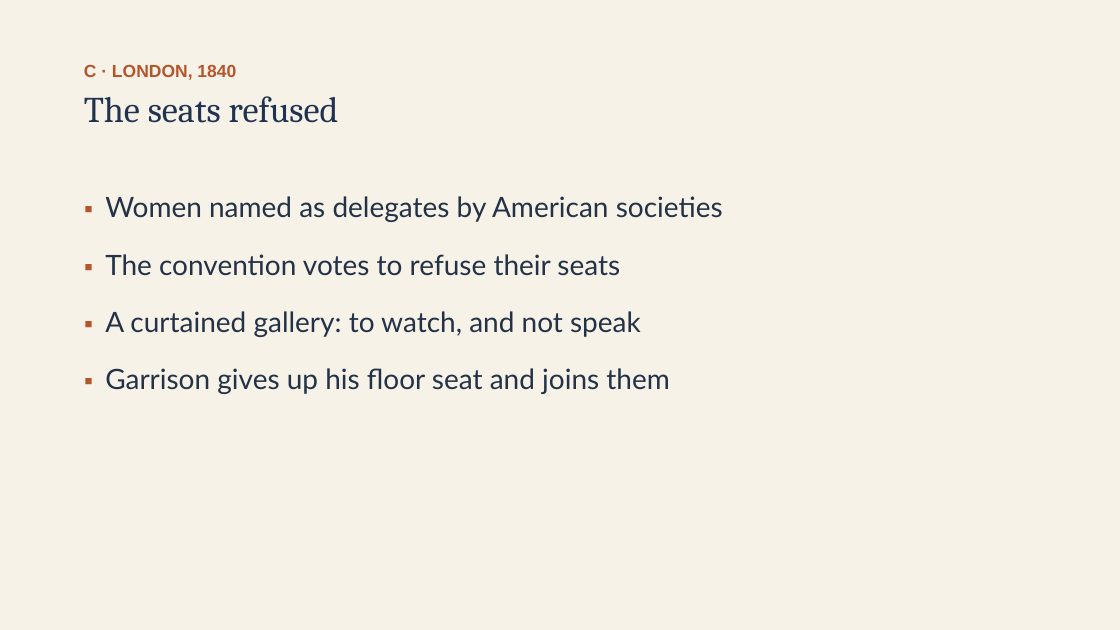
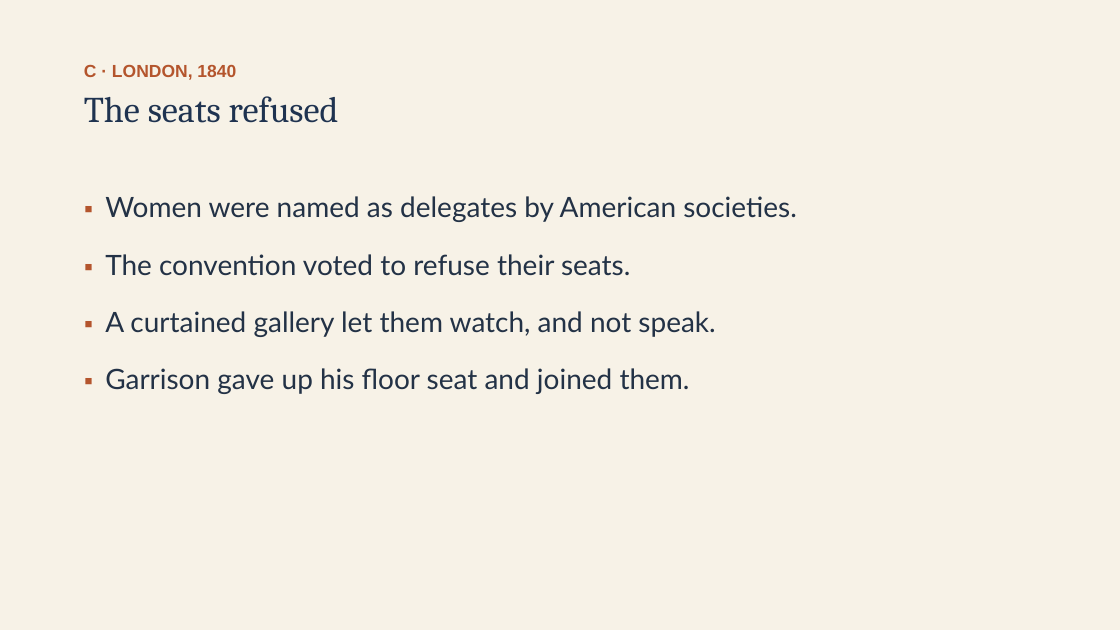
Before and after one commit to ab17gthb/humanities-curriculum-group, a slide deck: slide 11 of jackson-reform/lesson-08/lesson-08-slides.pptx. Drawn at 1120x630 pixels with LibreOffice and Linux fonts; fonts in the diff are those of the drawing. Boxes give left, top, right and bottom in pixels: in the first picture for what was removed or moved away, otherwise in the second. Text is boxed around its words. In the diff, an @@ line names an element or a change of style, - is before the commit and + after.

```diff
--- a/jackson-reform/lesson-08/lesson-08-slides.pptx
+++ b/jackson-reform/lesson-08/lesson-08-slides.pptx
@@ text at (105,196,797,394): text changed @@
-▪ Women named as delegates by American societies
-▪ The convention votes to refuse their seats
-▪ A curtained gallery: to watch, and not speak
-▪ Garrison gives up his floor seat and joins them
+▪ Women were named as delegates by American societies.
+▪ The convention voted to refuse their seats.
+▪ A curtained gallery let them watch, and not speak.
+▪ Garrison gave up his floor seat and joined them.
```
Also in this commit, not shown: 12 other slides changed, 6 other files.
